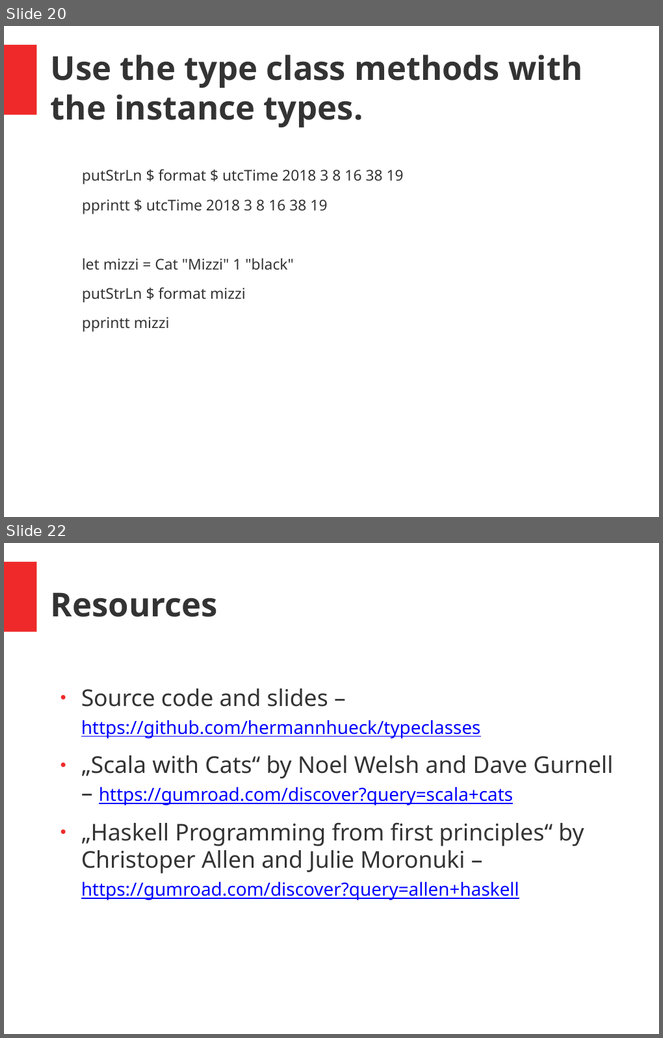
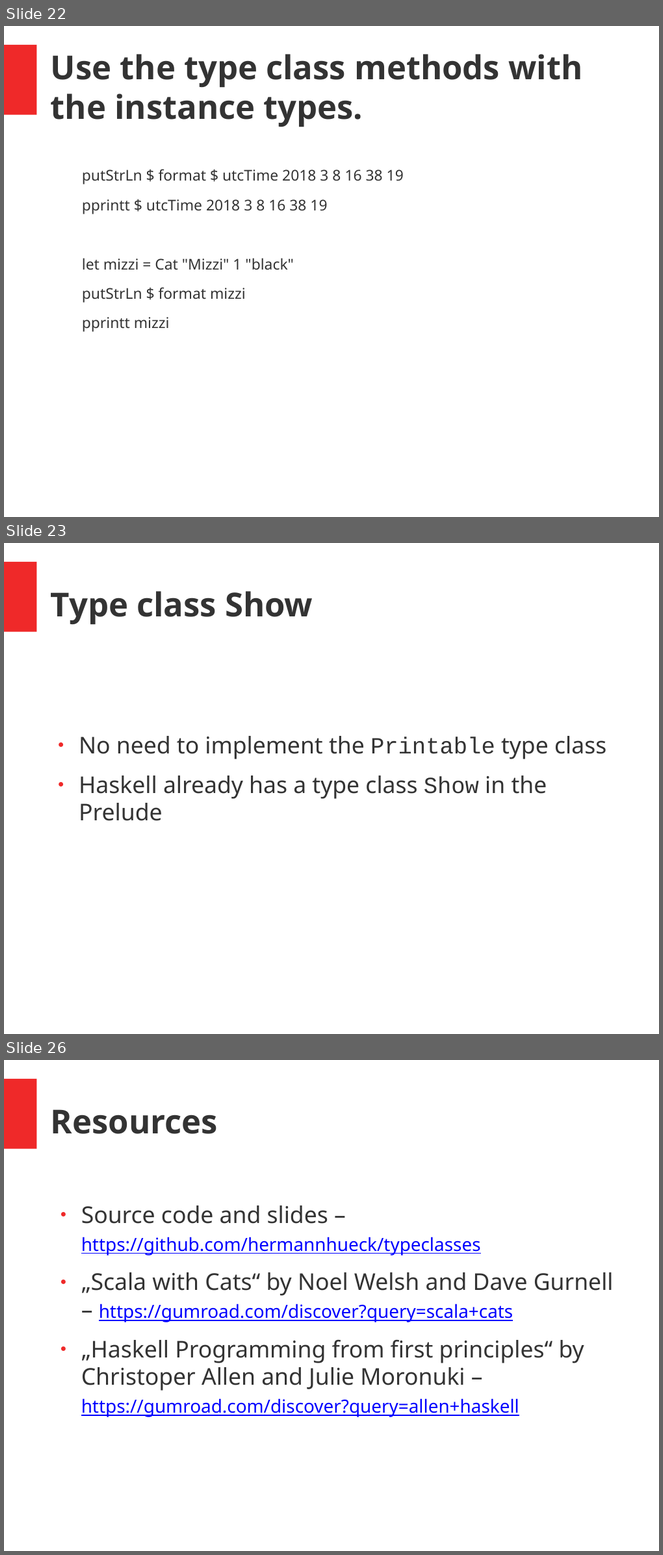
Before and after one commit to hermannhueck/typeclasses, a slide deck: Slides/TypeClasses.pptx. Shown one above the other, each under a label of ours: slides 20 and 22 before the commit, slides 22, 23 and 26 after it; the slides between them are not shown. The pictures are 663x1038 and 663x1555 pixels, drawn with LibreOffice and Linux fonts; fonts in the diff are those of the drawing. Boxes give left, top, right and bottom in pixels: in the first picture for what was removed or moved away, otherwise in the second. Text is boxed around its words. In the diff, an @@ line names an element or a change of style, - is before the commit and + after.

```diff
--- a/Slides/TypeClasses.pptx
+++ b/Slides/TypeClasses.pptx
@@ slide 23 added at [4, 543, 659, 1034], background #FFFFFF; not listed: 1 template element that a slide beside it also shows @@
@@ text added at [51, 591, 313, 624], 40 pt, text #333333, bold @@
+Type class Show
@@ text added at [79, 736, 607, 821], 28 pt, text #333333 @@
+● No need to implement the Printable type class
+● Haskell already has a type class Show in the Prelude
@@ what was slide 20 is now slide 22 @@
@@ what was slide 22 is now slide 26 @@
```
Also in this commit, not shown: 8 slides changed, 3 other slides added, 1 other file.
